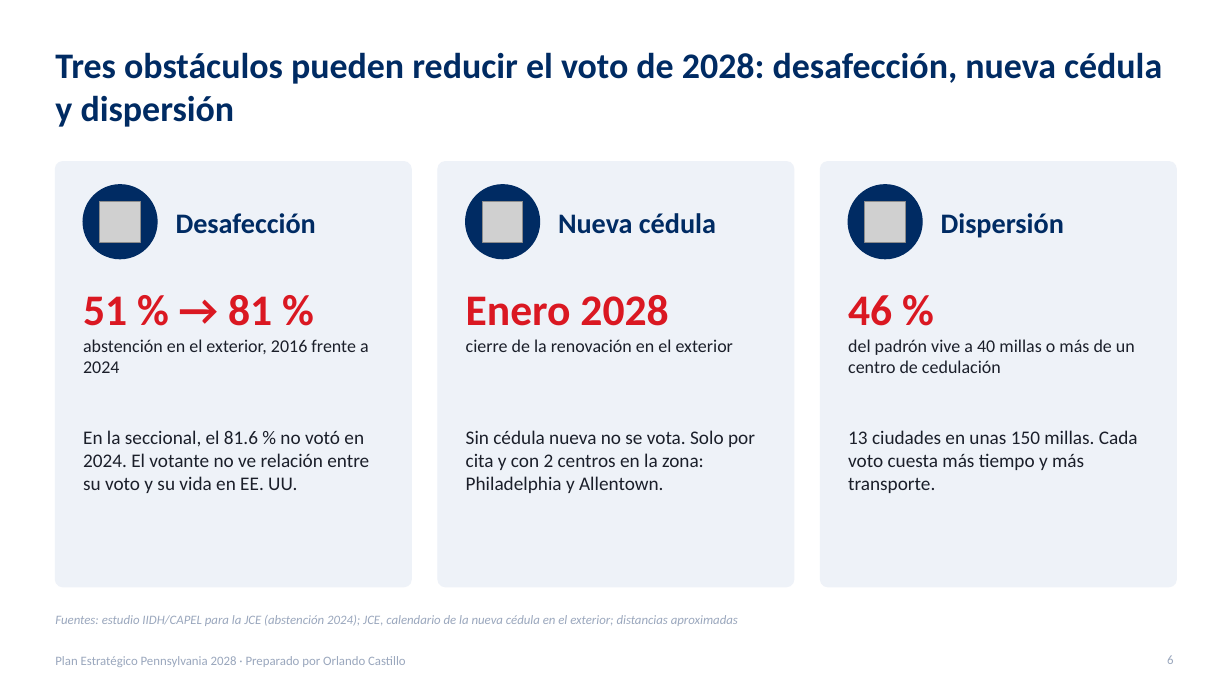
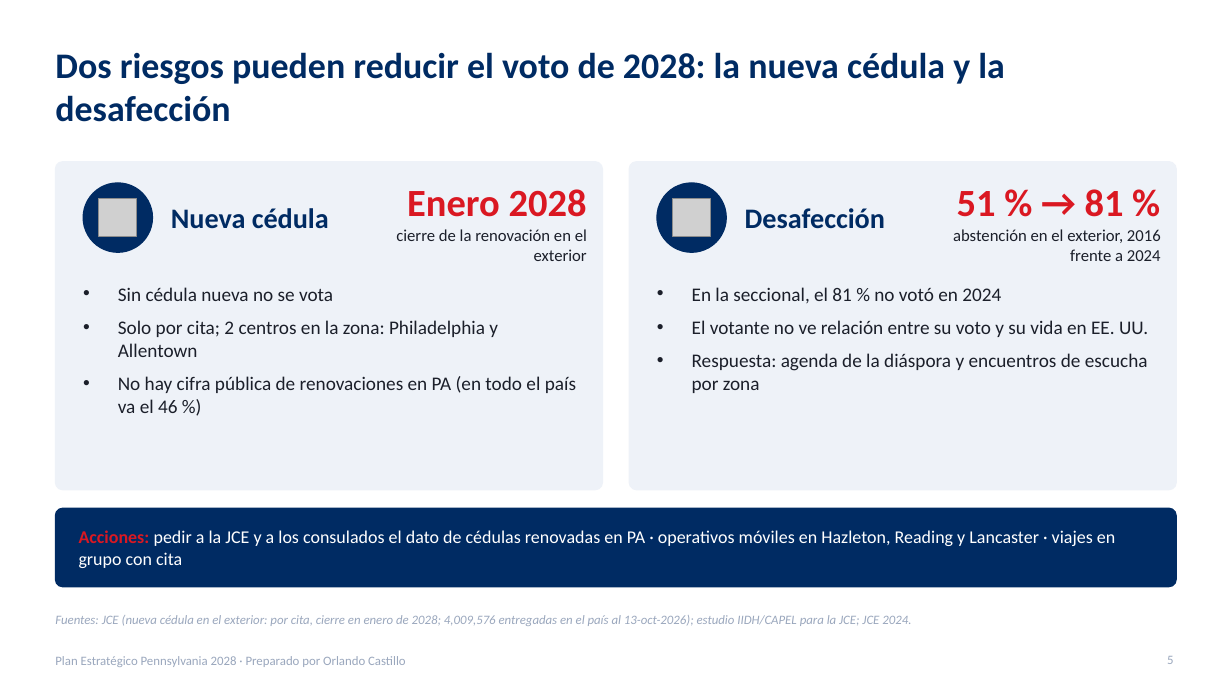
Before and after one commit to rcastillo9556/pdf-toolkit, a slide deck: slide 5 of presentaciones/Plan_Estrategico_Pennsylvania_2028.pptx (slide 6 before the commit). Drawn at 1232x693 pixels with LibreOffice and Linux fonts; fonts in the diff are those of the drawing; grey boxes stand for pictures. Boxes give left, top, right and bottom in pixels: in the first picture for what was removed or moved away, otherwise in the second. Text is boxed around its words. In the diff, an @@ line names an element or a change of style, - is before the commit and + after.

```diff
--- a/presentaciones/Plan_Estrategico_Pennsylvania_2028.pptx
+++ b/presentaciones/Plan_Estrategico_Pennsylvania_2028.pptx
@@ title at box(55, 52, 1005, 122): text changed @@
-Tres obstáculos pueden reducir el voto de 2028: desafección, nueva cédula y dispersión
+Dos riesgos pueden reducir el voto de 2028: la nueva cédula y la desafección
@@ rounded rectangle: place and size @@
-rounded rectangle at box(55, 162, 411, 587)
+rounded rectangle at box(55, 162, 603, 490)
@@ rounded rectangle at box(55, 162, 603, 490): proportions changed @@
@@ text "Enero 2028": place and size @@
-text "Enero 2028" at box(466, 295, 733, 352)
+text "Enero 2028" at box(396, 189, 587, 261)
@@ text "Enero 2028" at box(396, 189, 587, 261): size 34 to 30 pt in "Enero 2028"; size 14 to 13 pt in "cierre de la renovación en el exterior"; alignment left to right; vertical alignment top to middle @@
@@ rounded rectangle removed at box(438, 162, 794, 587) @@
@@ rounded rectangle at box(629, 162, 1177, 490): proportions changed @@
@@ rounded rectangle: place and size @@
-rounded rectangle at box(821, 162, 1177, 587)
+rounded rectangle at box(629, 162, 1177, 490)
@@ text "51 % → 81 %": place and size @@
-text "51 % → 81 %" at box(83, 295, 369, 373)
+text "51 % → 81 %" at box(953, 189, 1161, 261)
@@ text "51 % → 81 %" at box(953, 189, 1161, 261): size 34 to 30 pt in "51 % → 81 %"; size 14 to 13 pt in "abstención en el exterior, 2016 frente a ..."; alignment left to right; vertical alignment top to middle @@
@@ ellipse: place and size @@
-ellipse at box(83, 185, 157, 259)
+ellipse at box(83, 183, 152, 252)
@@ picture: place and size @@
-picture at box(482, 201, 523, 242)
+picture at box(99, 199, 137, 237)
@@ text "Nueva cédula": place and size @@
-text "Nueva cédula" at box(558, 213, 716, 234)
+text "Nueva cédula" at box(171, 208, 329, 229)
@@ ellipse: place and size @@
-ellipse at box(466, 185, 540, 259)
+ellipse at box(657, 183, 726, 252)
@@ picture: place and size @@
-picture at box(100, 201, 140, 242)
+picture at box(673, 199, 711, 237)
@@ text "Desafección": place and size @@
-text "Desafección" at box(176, 213, 316, 234)
+text "Desafección" at box(745, 208, 885, 229)
@@ ellipse removed at box(848, 185, 922, 259) @@
@@ picture removed at box(865, 201, 906, 242) @@
@@ text removed at box(941, 213, 1064, 238) @@
-Dispersión
@@ text at box(118, 287, 576, 413): text changed @@
-Sin cédula nueva no se vota. Solo por cita y con 2 centros en la zona: Philadelphia y Allentown.
+• Sin cédula nueva no se vota
+• Solo por cita; 2 centros en la zona: Philadelphia y Allentown
+• No hay cifra pública de renovaciones en PA (en todo el país va el 46 %)
@@ text at box(692, 287, 1148, 393): text changed @@
-En la seccional, el 81.6 % no votó en 2024. El votante no ve relación entre su voto y su vida en EE. UU.
+• En la seccional, el 81 % no votó en 2024
+• El votante no ve relación entre su voto y su vida en EE. UU.
+• Respuesta: agenda de la diáspora y encuentros de escucha por zona
@@ text removed at box(848, 295, 1135, 373) @@
-46 %
-del padrón vive a 40 millas o más de un centro de cedulación
@@ text removed at box(848, 430, 1138, 493) @@
-13 ciudades en unas 150 millas. Cada voto cuesta más tiempo y más transporte.
@@ rounded rectangle added at box(55, 508, 1177, 587), fill #002B63, outline #002B63 1 pt @@
@@ text added at box(79, 530, 1115, 568), 14 pt, text #FFFFFF @@
+Acciones: pedir a la JCE y a los consulados el dato de cédulas renovadas en PA · operativos móviles en Hazleton, Reading y Lancaster · viajes en grupo con cita
@@ text at box(55, 615, 911, 626): text changed @@
-Fuentes: estudio IIDH/CAPEL para la JCE (abstención 2024); JCE, calendario de la nueva cédula en el exterior; distancias aproximadas
+Fuentes: JCE (nueva cédula en el exterior: por cita, cierre en enero de 2028; 4,009,576 entregadas en el país al 13-oct-2026); estudio IIDH/CAPEL para la JCE; JCE 2024.
@@ page number at box(1167, 656, 1173, 664): text changed @@
-6
+5
```
Also in this commit, not shown: 7 other slides changed, 4 slides removed, 2 other files.
